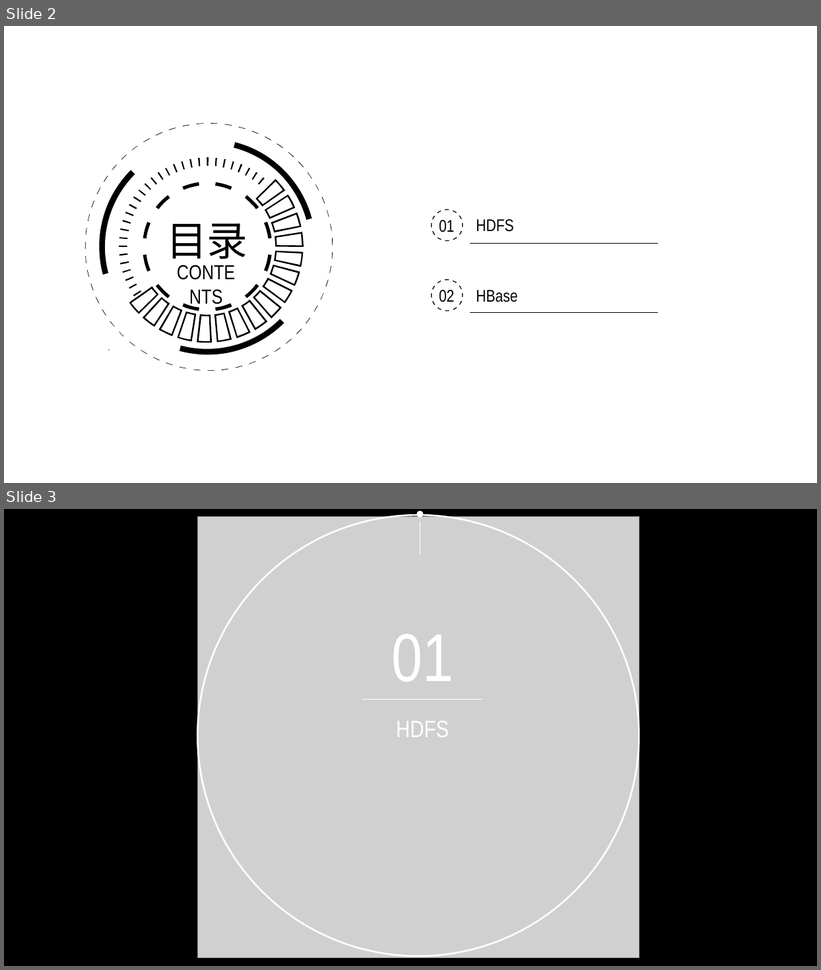
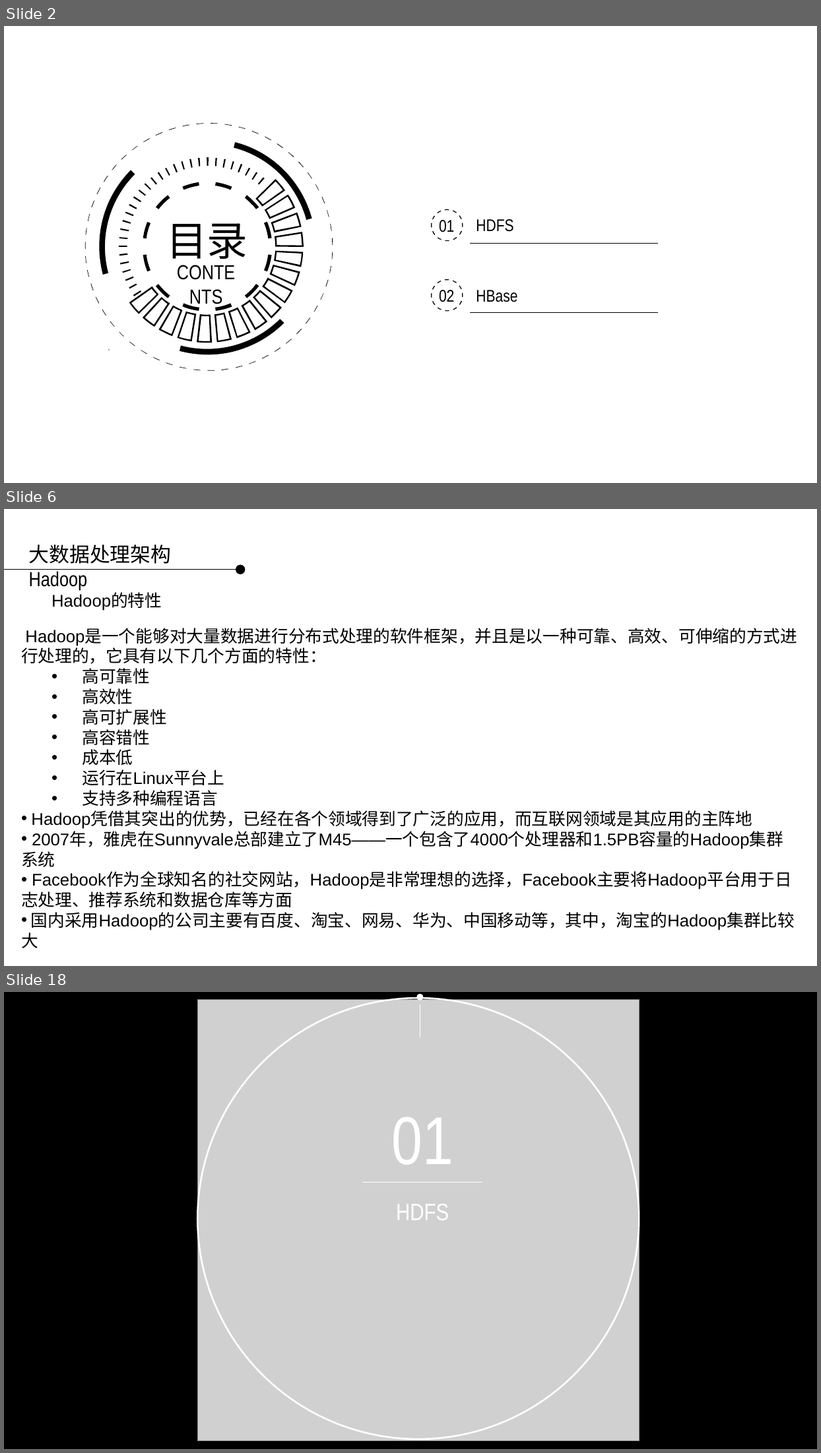
Before and after one commit to applepip/Big_Data, a slide deck: 数据采集系统-清华王宇新/数据采集系统 - 数据存储 第四讲.pptx. Shown one above the other, each under a label of ours: slides 2 and 3 before the commit, slides 2, 6 and 18 after it; the slides between them are not shown. The pictures are 821x970 and 821x1453 pixels, drawn with LibreOffice and Linux fonts; fonts in the diff are those of the drawing; grey boxes stand for pictures; background and template pictures are left out. Boxes give left, top, right and bottom in pixels: in the first picture for what was removed or moved away, otherwise in the second. Text is boxed around its words. In the diff, an @@ line names an element or a change of style, - is before the commit and + after.

```diff
--- a/数据采集系统-清华王宇新/数据采集系统 - 数据存储 第四讲.pptx
+++ b/数据采集系统-清华王宇新/数据采集系统 - 数据存储 第四讲.pptx
@@ slide 6 added at (x1=4, y1=509, x2=817, y2=966), background picture (left out) @@
@@ text added at (x1=29, y1=545, x2=172, y2=590), 24 pt, text #000000 @@
+大数据处理架构Hadoop
@@ ellipse added at (x1=236, y1=565, x2=246, y2=575), fill #000000 @@
@@ line added from (4, 569) to (236, 569), #000000 0.75 pt @@
@@ text added at (x1=52, y1=593, x2=162, y2=611), 20 pt, text #000000 @@
+Hadoop的特性
@@ text added at (x1=21, y1=628, x2=797, y2=931), 20 pt, text #000000 @@
+Hadoop是一个能够对大量数据进行分布式处理的软件框架，并且是以一种可靠、高效、可伸缩的方式进行处理的，它具有以下几个方面的特性：
+  • 高可靠性
+  • 高效性
+  • 高可扩展性
+  • 高容错性
+  • 成本低
+  • 运行在Linux平台上
+  • 支持多种编程语言
+• Hadoop凭借其突出的优势，已经在各个领域得到了广泛的应用，而互联网领域是其应用的主阵地
+• 2007年，雅虎在Sunnyvale总部建立了M45——一个包含了4000个处理器和1.5PB容量的Hadoop集群系统
+• Facebook作为全球知名的社交网站，Hadoop是非常理想的选择，Facebook主要将Hadoop平台用于日志处理、推荐系统和数据仓库等方面
+• 国内采用Hadoop的公司主要有百度、淘宝、网易、华为、中国移动等，其中，淘宝的Hadoop集群比较大
@@ what was slide 3 is now slide 18 @@
```
Also in this commit, not shown: 14 other slides added, 13 slides removed.
